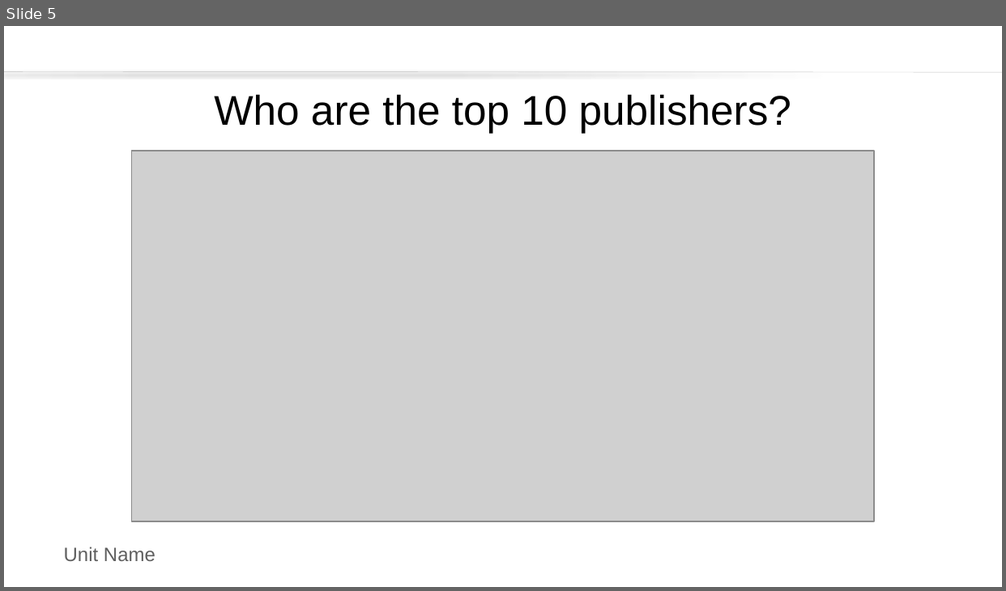
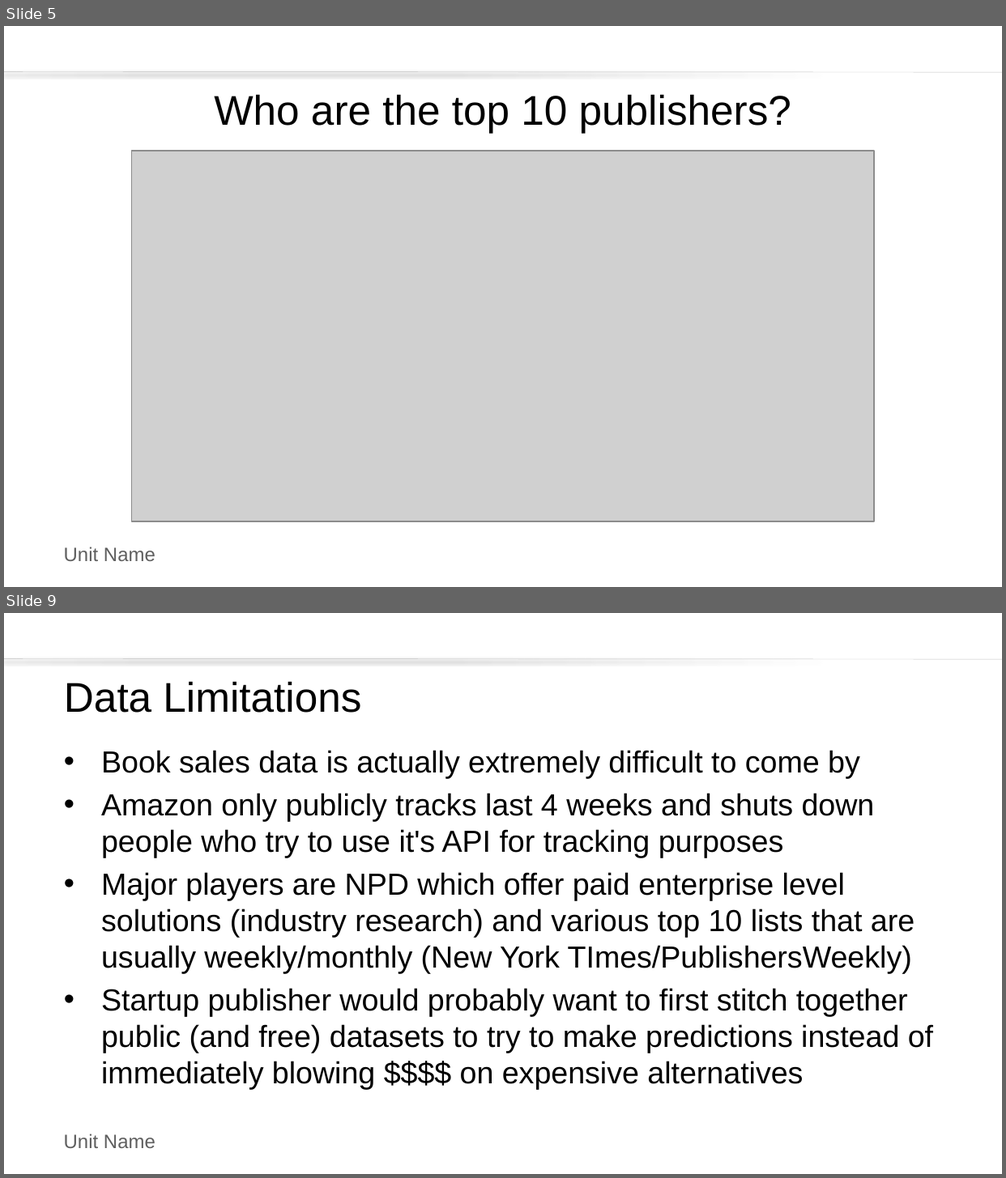
Before and after one commit to k1bu/Rutgers-Data-Science-Bootcamp-Project-1, a slide deck: Project 1 Presentation Slides_HP.pptx. Shown one above the other, each under a label of ours: slide 5 before the commit, slides 5 and 9 after it; the slides between them are not shown. The pictures are 1006x591 and 1006x1178 pixels, drawn with LibreOffice and Linux fonts; fonts in the diff are those of the drawing; grey boxes stand for pictures; background and template pictures are left out. Boxes give left, top, right and bottom in pixels: in the first picture for what was removed or moved away, otherwise in the second. Text is boxed around its words. In the diff, an @@ line names an element or a change of style, - is before the commit and + after.

```diff
--- a/Project 1 Presentation Slides_HP.pptx
+++ b/Project 1 Presentation Slides_HP.pptx
@@ slide 9 added at [4, 613, 1002, 1174], background #FFFFFF; not listed: 2 template elements that a slide beside it also shows @@
@@ title added at [64, 681, 361, 713], 30 pt, text #000000 @@
+Data Limitations
@@ text added at [101, 750, 933, 1090], 22 pt, text #000000 @@
+• Book sales data is actually extremely difficult to come by
+• Amazon only publicly tracks last 4 weeks and shuts down people who try to use it's API for tracking purposes
+• Major players are NPD which offer paid enterprise level solutions (industry research) and various top 10 lists that are usually weekly/monthly (New York TImes/PublishersWeekly)
+• Startup publisher would probably want to first stitch together public (and free) datasets to try to make predictions instead of immediately blowing $$$$ on expensive alternatives
```
Also in this commit, not shown: 3 slides changed, 3 other slides added, 1 slide removed, 2 other files.
